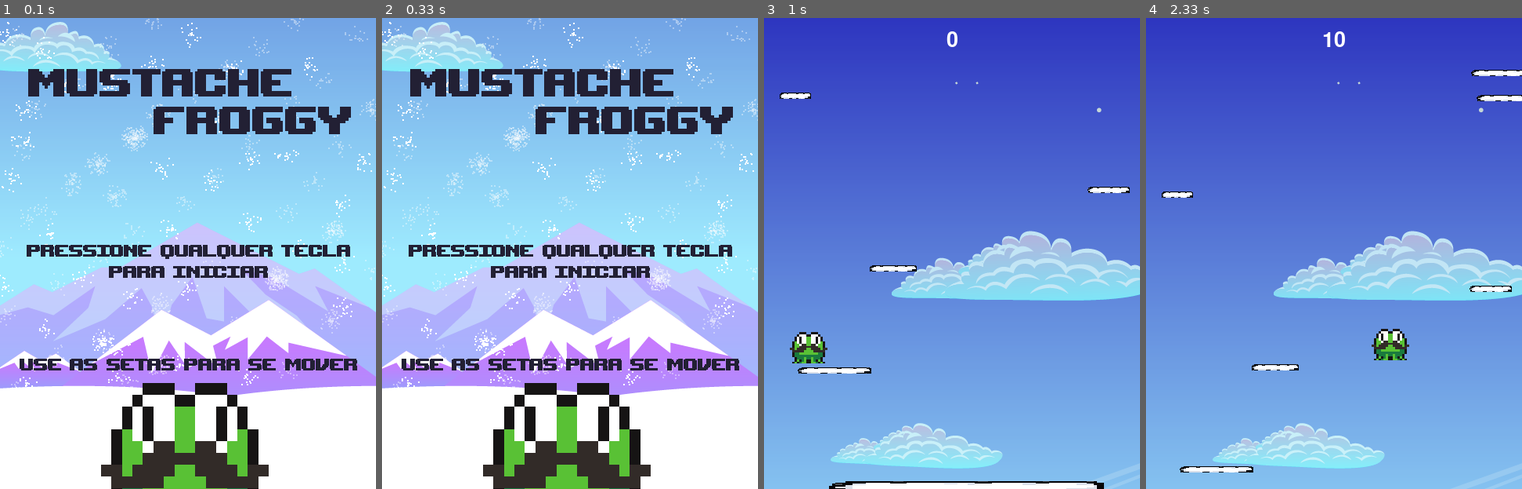
Above: before the commit, frames 1-4 (left to right).
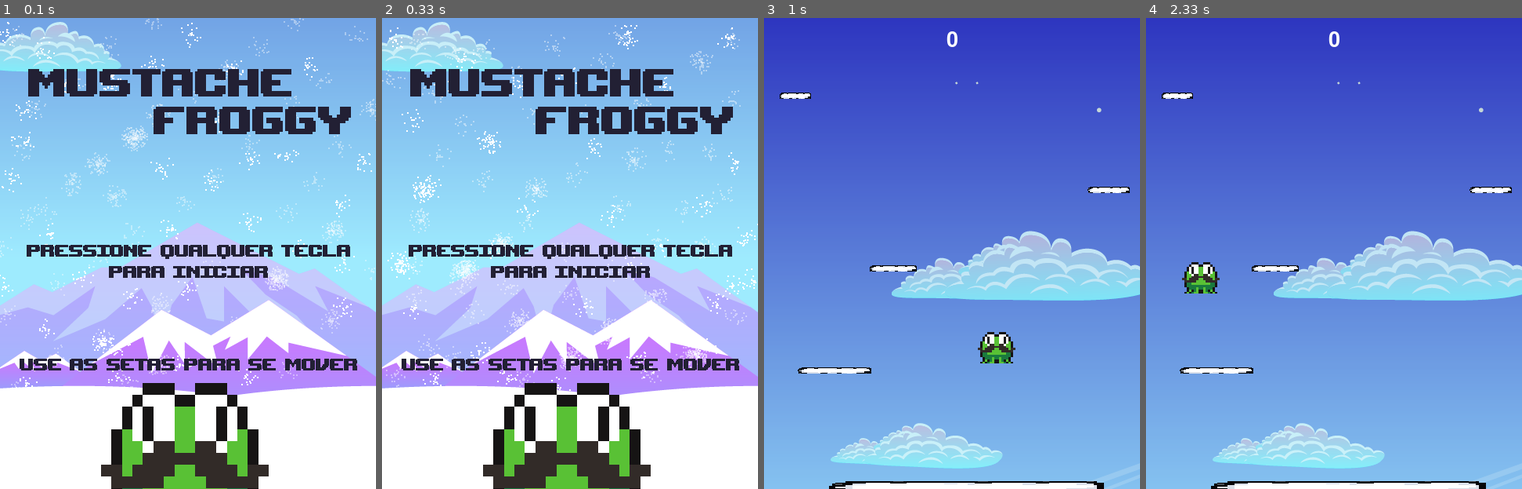
Above: after the commit, the same moments.

Repository: gabrielmmh/PyGame
Game: pygame game, started from main.py
Same seed, same stepped clock (60 frames per second), same inputs: the game is played once before the commit and once after it.
Inputs:
- Up to frame 1 (0.1 s): no input
- Up to frame 2 (0.33 s): no input
- Up to frame 3 (1 s): hold Right 0.33-0.8 s; hold Right from 0.83 s (still down)
- Up to frame 4 (2.33 s): release Right at 1.3 s; hold Left 1.33-1.87 s; hold Left 1.9-2.3 s

Frame 1 is identical in both runs. In frame 2, 4.8% of the frame differs, in the area x 0-100%, y 0-80%; in frame 3, 1.1%; in frame 4, 4.1%.

Commit message:
Consegui implementar a trocadeimagensdepoisde2anos

Diff:
--- a/main.py
+++ b/main.py
@@ -132,14 +132,28 @@
         self.fundo4_ret = self.fundo4.get_rect()
         self.tela_inicio1 = [self.fundo1, self.fundo2, self.fundo3, self.fundo4]
         self.tela_inicio2 = [self.fundo1_ret, self.fundo2_ret, self.fundo3_ret, self.fundo4_ret]
-        '''i=1
-        while i <= len(self.tela_inicio1):
-            self.screen.blit(self.tela_inicio1[i], self.tela_inicio2[i]) '''
-
-        self.screen.blit(self.fundo1, self.fundo1_ret)
-        pg.display.flip()
-        self.esperando_clique()
-        pass
+
+        current_image = 0
+        next_image_time = pg.time.get_ticks() + 100
+
+        esperando = True
+        while esperando:
+            self.clock.tick(FPS)
+            for event in pg.event.get():
+                # checar se está fechando a janela
+                if event.type == pg.QUIT:
+                    esperando = False
+                if event.type == pg.KEYUP:
+                    esperando = False
+            if pg.time.get_ticks() > next_image_time:
+                current_image = (current_image + 1) % len(self.tela_inicio1)
+                next_image_time = pg.time.get_ticks() + 100
+            self.screen.blit(self.tela_inicio1[current_image], self.tela_inicio2[current_image])
+            pg.display.flip()
+
+        # self.screen.blit(self.fundo1, self.fundo1_ret)
+        # pg.display.flip()
+        # self.esperando_clique()
 
     def show_go_screen(self):
         # tela final
--- a/maior_pont.txt
+++ /dev/null
@@ -1 +0,0 @@
-690
--- a/sprites.py
+++ b/sprites.py
@@ -20,7 +20,7 @@
         self.image.set_colorkey(PRETO)
         self.rect = self.image.get_rect()
         self.rect.center = (0, ALTURA - 40,)
-        self.pos = vec(0, ALTURA - 40,)
+        self.pos = vec(LARGURA/2, ALTURA - 40,)
         self.vel = vec(0, 0)
         self.acc = vec(0, 0)
         self.tempo = 0
